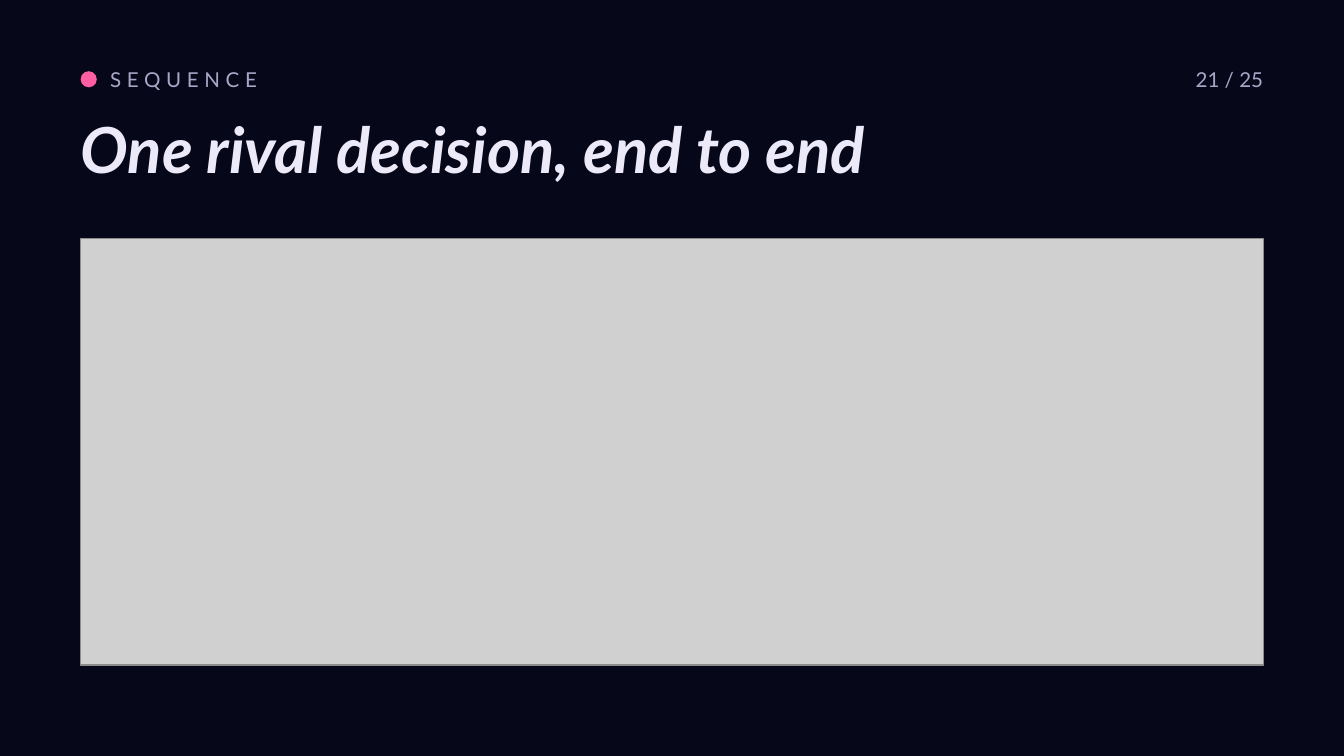
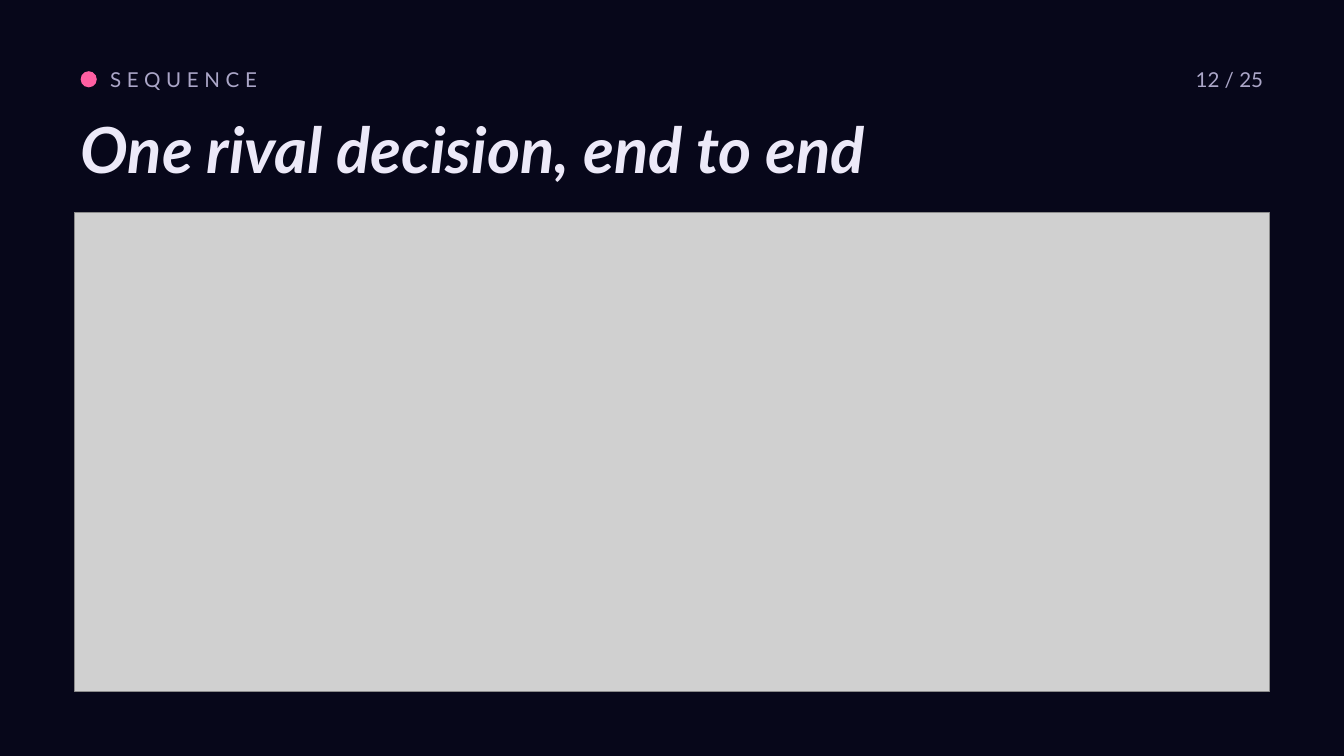
Before and after one commit to roryp/racing, a slide deck: slide 13 of docs/luna-gp-deck.pptx (slide 22 before the commit). Drawn at 1344x756 pixels with LibreOffice and Linux fonts; fonts in the diff are those of the drawing; grey boxes stand for pictures. Boxes give left, top, right and bottom in pixels: in the first picture for what was removed or moved away, otherwise in the second. Text is boxed around its words. In the diff, an @@ line names an element or a change of style, - is before the commit and + after.

Commit message:
Update decision sequence image and luna GP presentation deck

```diff
--- a/docs/luna-gp-deck.pptx
+++ b/docs/luna-gp-deck.pptx
@@ text at (x1=1196, y1=72, x2=1263, y2=87): text changed @@
-21 / 25
+12 / 25
@@ picture resized from (x1=81, y1=238, x2=1263, y2=665) to (x1=74, y1=212, x2=1269, y2=692) @@
```
Also in this commit, not shown: 9 other slides changed, 2 other files.
